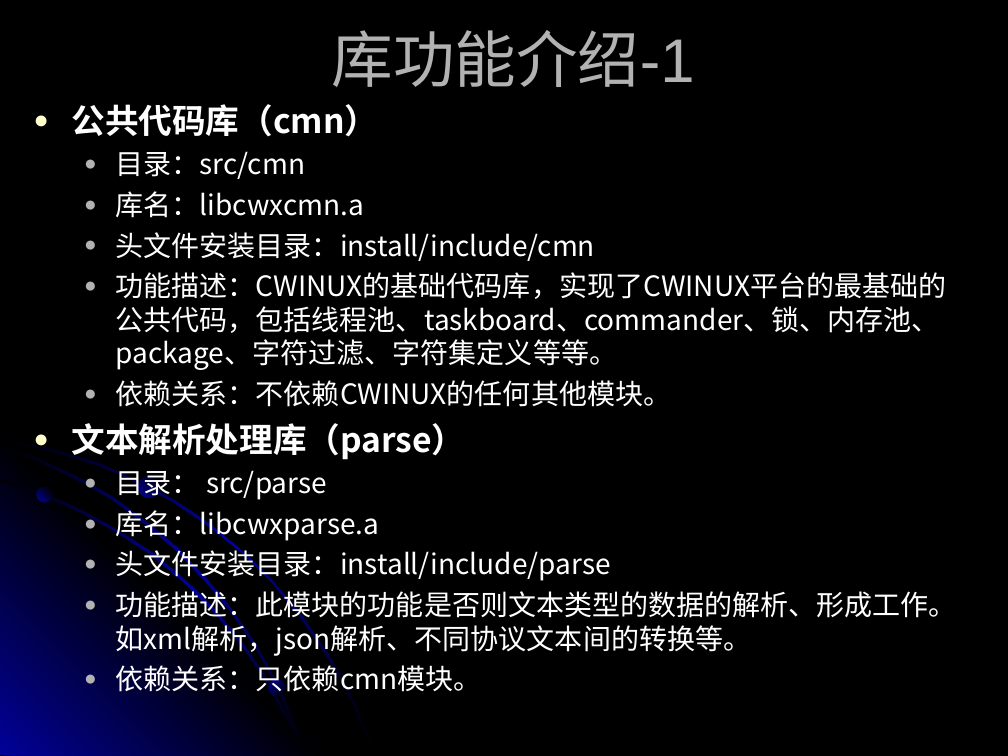
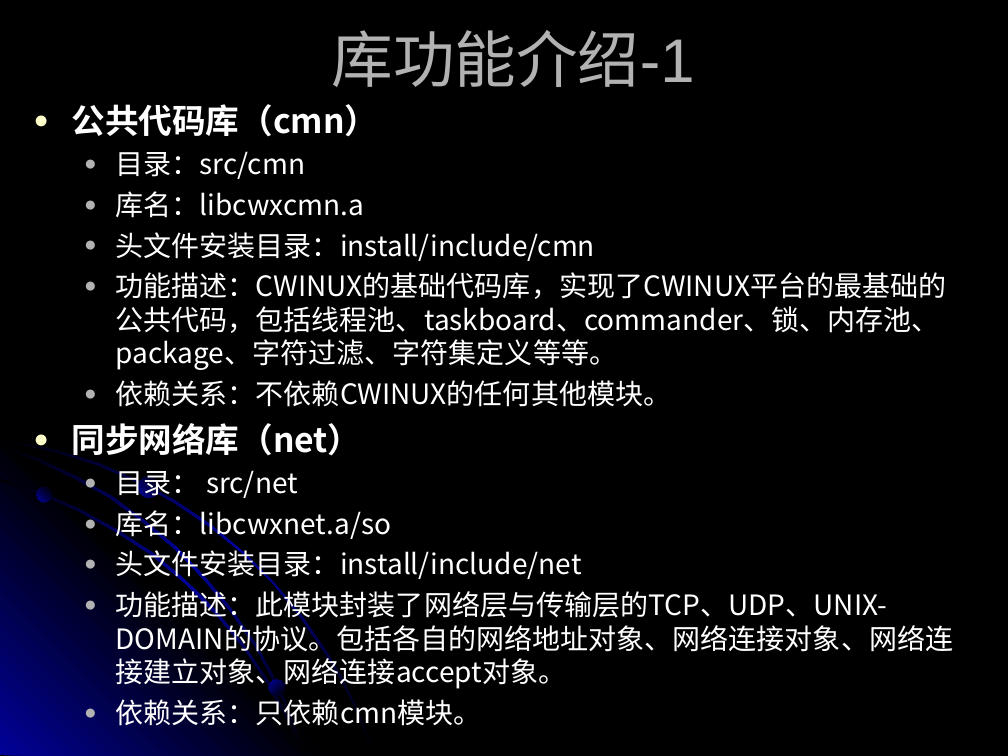
Before and after one commit to suchasplus/cwinux, a slide deck: slide 9 of cwinux/doc/CWINUX introduce.ppt (slide 10 before the commit). Drawn at 1008x756 pixels with LibreOffice and Linux fonts; fonts in the diff are those of the drawing. Boxes give left, top, right and bottom in pixels: in the first picture for what was removed or moved away, otherwise in the second. Text is boxed around its words. In the diff, an @@ line names an element or a change of style, - is before the commit and + after.

```diff
--- a/cwinux/doc/CWINUX introduce.ppt
+++ b/cwinux/doc/CWINUX introduce.ppt
@@ text at box(71, 423, 954, 690): text changed @@
-● 文本解析处理库（parse）
-  ● 目录： src/parse
-  ● 库名：libcwxparse.a
-  ● 头文件安装目录：install/include/parse
-  ● 功能描述：此模块的功能是否则文本类型的数据的解析、形成工作。如xml解析，json解析、不同协议文本间的转换等。
+● 同步网络库（net）
+  ● 目录： src/net
+  ● 库名：libcwxnet.a/so
+  ● 头文件安装目录：install/include/net
+  ● 功能描述：此模块封装了网络层与传输层的TCP、UDP、UNIX-DOMAIN的协议。包括各自的网络地址对象、网络连接对象、网络连接建立对象、网络连接accept对象。
```
Also in this commit, not shown: 3 other slides changed, 2 slides removed, 2 other files.
